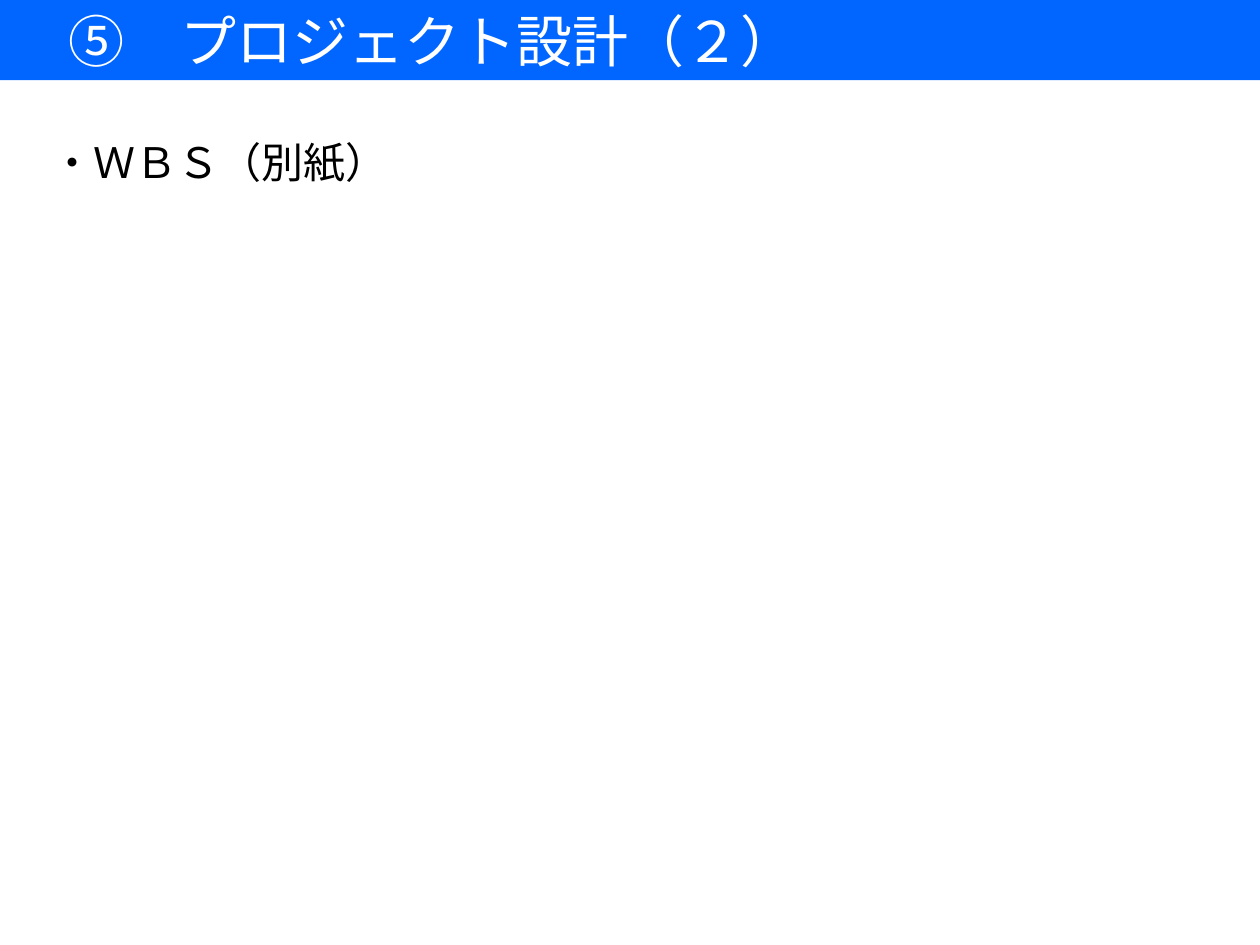
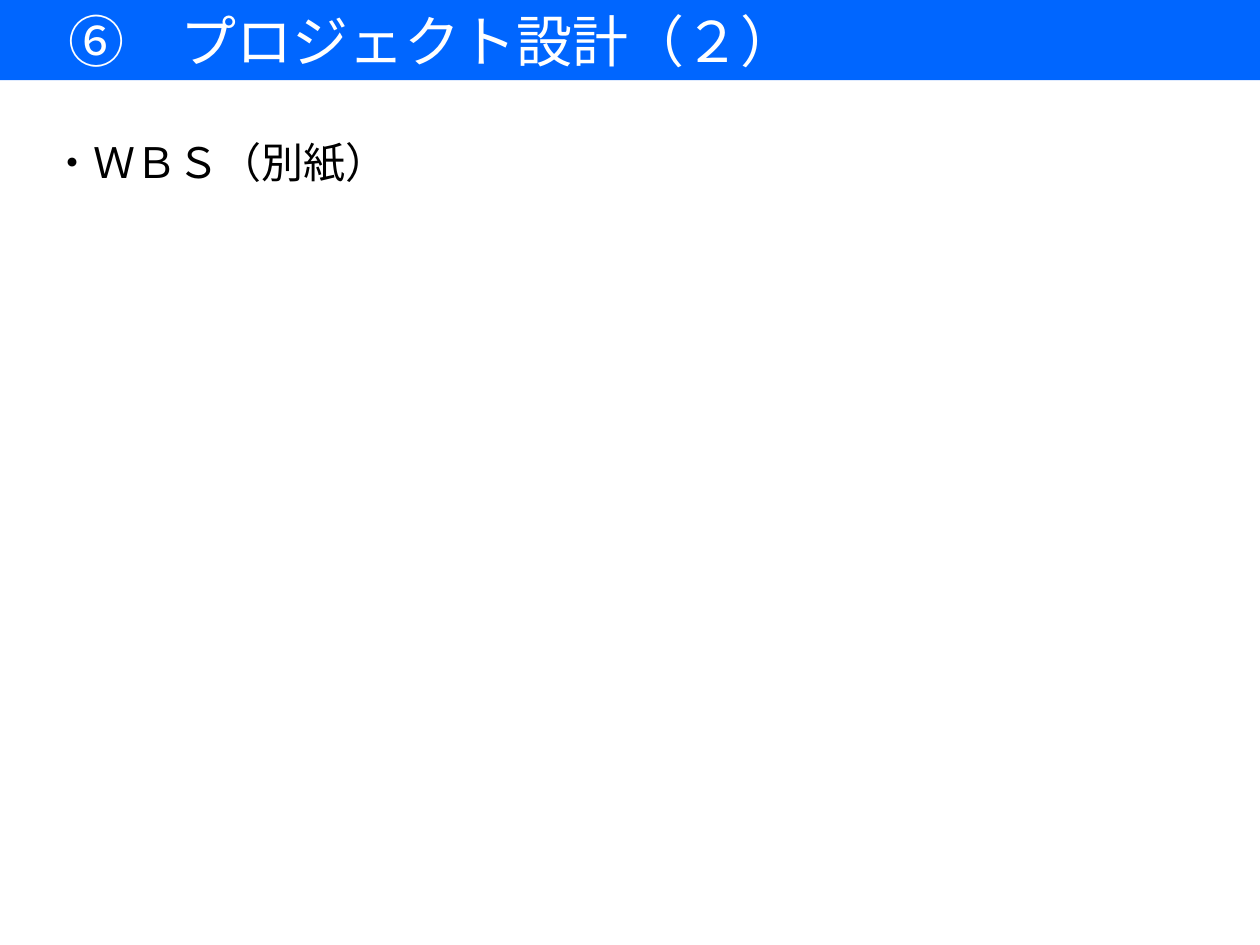
Before and after one commit to 7057547/RemoteMonitoringSystem, a slide deck: slide 14 of DOC/05作成資料/00開発計画書/【遠隔監視システム開発】開発計画書.ppt (slide 15 before the commit). Drawn at 1260x945 pixels with LibreOffice and Linux fonts; fonts in the diff are those of the drawing. Boxes give left, top, right and bottom in pixels: in the first picture for what was removed or moved away, otherwise in the second. Text is boxed around its words. In the diff, an @@ line names an element or a change of style, - is before the commit and + after.

```diff
--- a/DOC/05作成資料/00開発計画書/【遠隔監視システム開発】開発計画書.ppt
+++ b/DOC/05作成資料/00開発計画書/【遠隔監視システム開発】開発計画書.ppt
@@ text in rectangle at [68, 14, 796, 67]: text changed @@
-⑤ プロジェクト設計（２）
+⑥ プロジェクト設計（２）
```
Also in this commit, not shown: 2 other slides changed, 1 slide removed, 1 other file.
